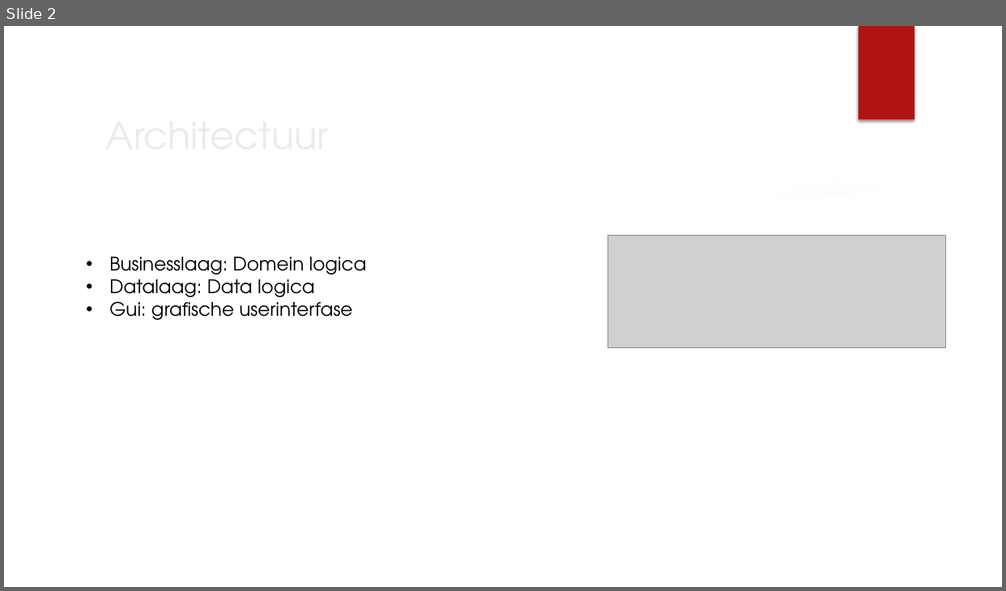
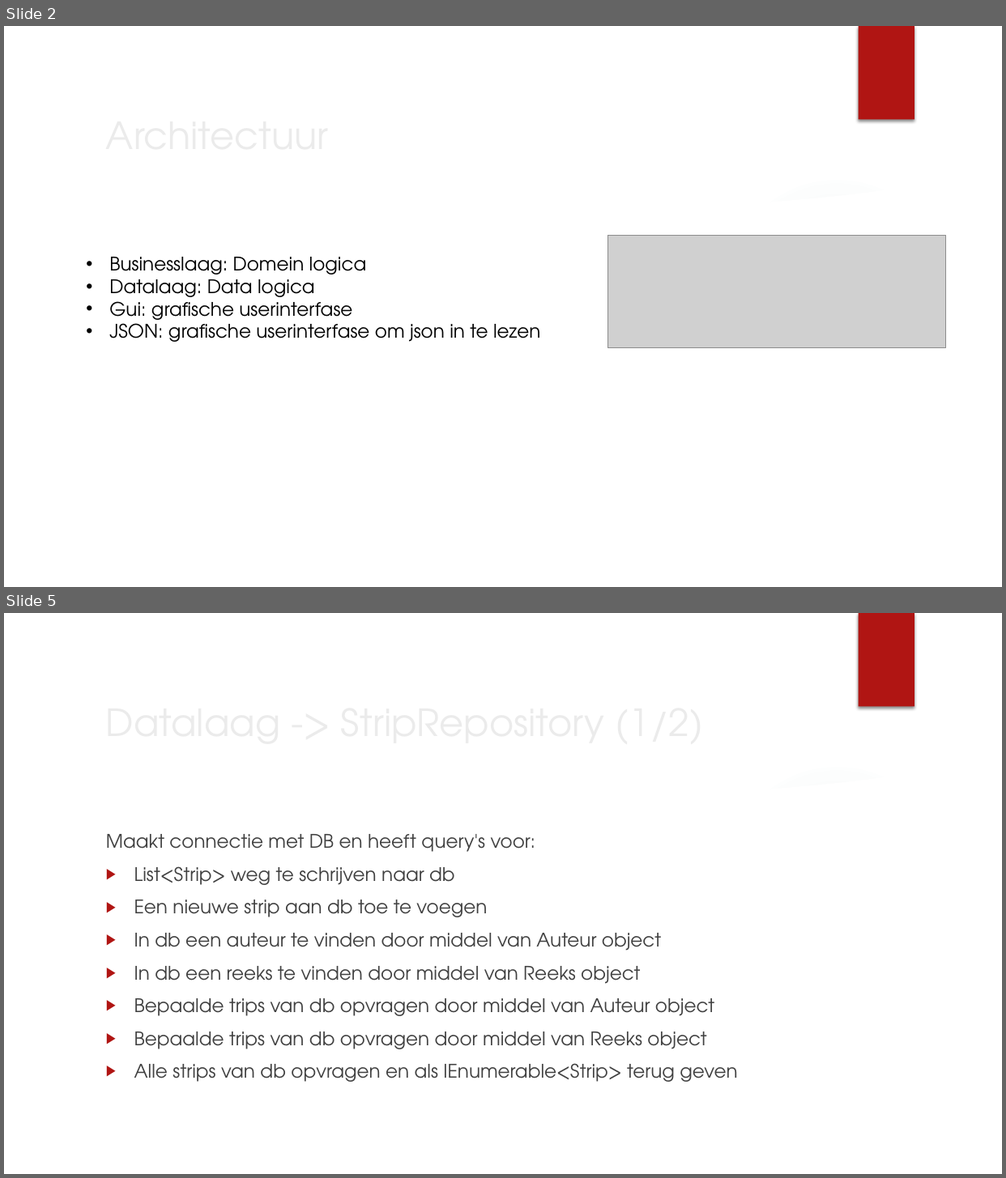
Before and after one commit to projectwerkTeamB2/projectwerk, a slide deck: Presentaties/Presentatie 19-10.pptx. Shown one above the other, each under a label of ours: slide 2 before the commit, slides 2 and 5 after it; the slides between them are not shown. The pictures are 1006x591 and 1006x1178 pixels, drawn with LibreOffice and Linux fonts; fonts in the diff are those of the drawing; grey boxes stand for pictures; background and template pictures are left out. Boxes give left, top, right and bottom in pixels: in the first picture for what was removed or moved away, otherwise in the second. Text is boxed around its words. In the diff, an @@ line names an element or a change of style, - is before the commit and + after.

```diff
--- a/Presentaties/Presentatie 19-10.pptx
+++ b/Presentaties/Presentatie 19-10.pptx
@@ slide 5 added at [4, 613, 1002, 1174], background picture (left out); not listed: 7 template elements that a slide beside it also shows @@
@@ title added at [98, 692, 820, 750], 36 pt, text #EBEBEB @@
+Datalaag -> StripRepository (1/2)
@@ text added at [106, 834, 737, 1082], 18 pt, text #404040 @@
+Maakt connectie met DB en heeft query's voor:
+▶ List<Strip> weg te schrijven naar db
+▶ Een nieuwe strip aan db toe te voegen
+▶ In db een auteur te vinden door middel van Auteur object
+▶ In db een reeks te vinden door middel van Reeks object
+▶ Bepaalde trips van db opvragen door middel van Auteur object
+▶ Bepaalde trips van db opvragen door middel van Reeks object
+▶ Alle strips van db opvragen en als IEnumerable<Strip> terug geven
@@ slide 2 changed as well @@
@@ text at [109, 319, 541, 342]: paragraph added @@
+• JSON: grafische userinterfase om json in te lezen
```
Also in this commit, not shown: 1 other slide changed, 9 other slides added, 4 slides removed.
